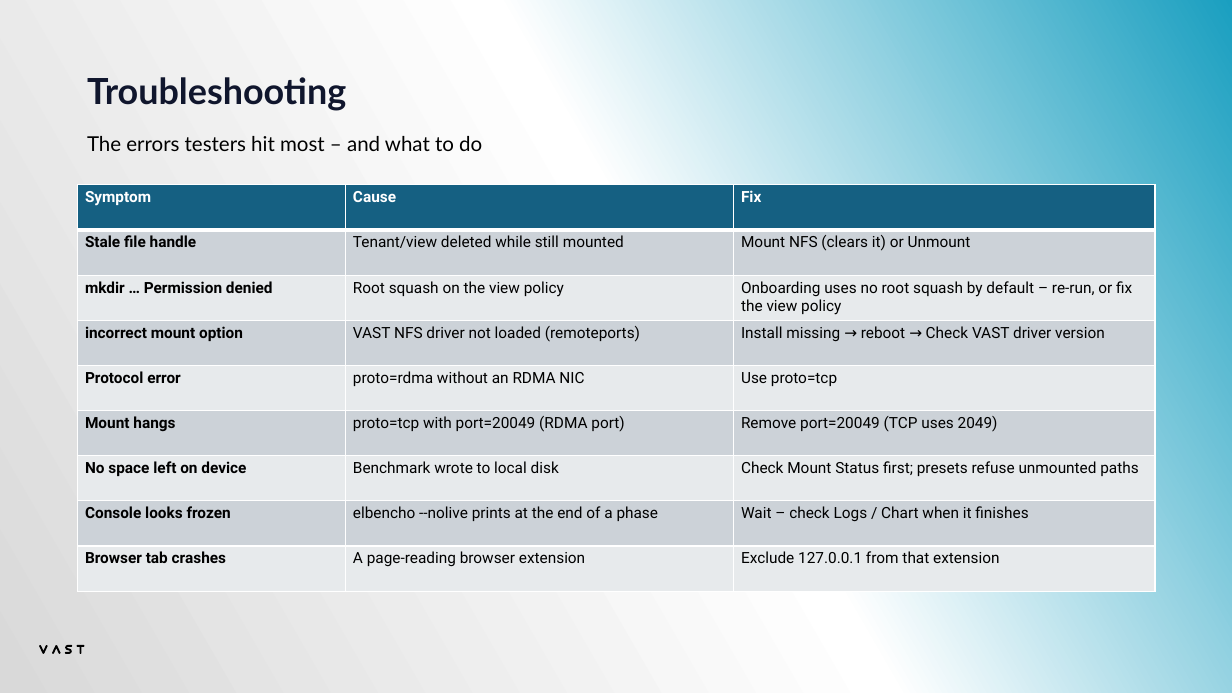
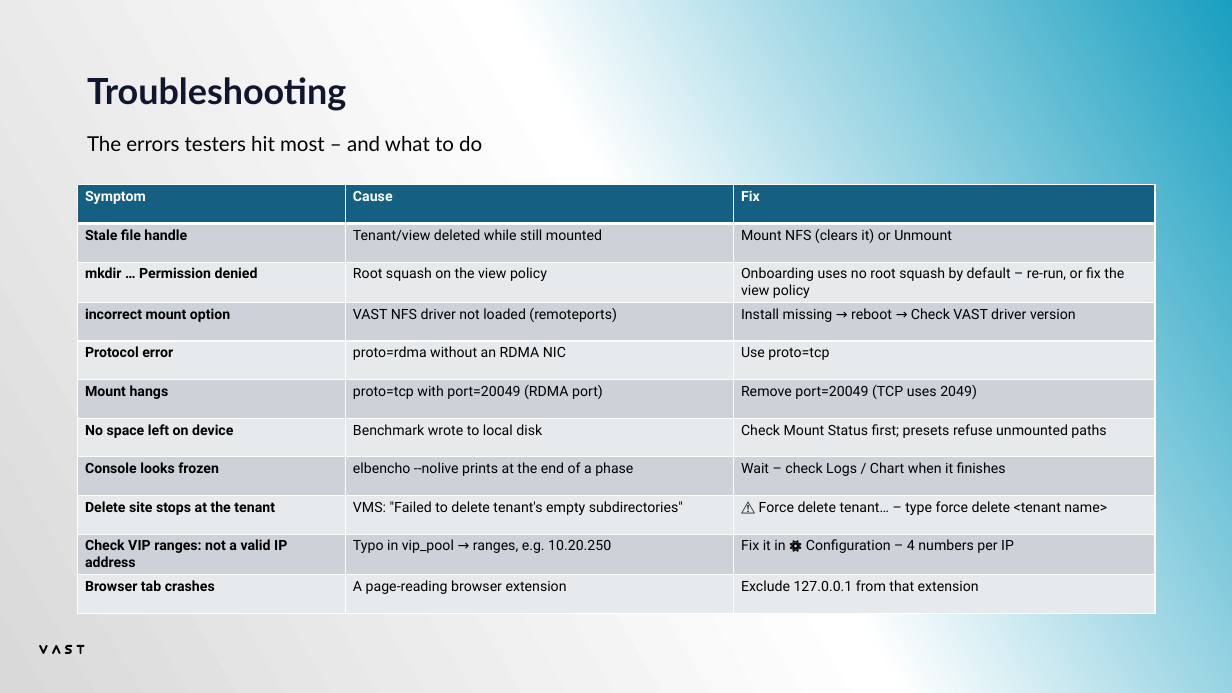
Before and after one commit to alexaung-staryskai/vast-test-automation, a slide deck: slide 35 of VAST Test Bench - Tester Manual.pptx (slide 25 before the commit). Drawn at 1232x693 pixels with LibreOffice and Linux fonts; fonts in the diff are those of the drawing. Boxes give left, top, right and bottom in pixels: in the first picture for what was removed or moved away, otherwise in the second. Text is boxed around its words. In the diff, an @@ line names an element or a change of style, - is before the commit and + after.

```diff
--- a/VAST Test Bench - Tester Manual.pptx
+++ b/VAST Test Bench - Tester Manual.pptx
@@ table at bbox=[78, 185, 1155, 610] @@
+row 9: Delete site stops at the tenant | VMS: "Failed to delete tenant's empty subdirectories" | ⚠ Force delete tenant… – type force delete <tenant name>
+row 10: Check VIP ranges: not a valid IP address | Typo in vip_pool → ranges, e.g. 10.20.250 | Fix it in ⚙ Configuration – 4 numbers per IP
```
Also in this commit, not shown: 7 other slides changed, 10 slides added, 21 other files.
